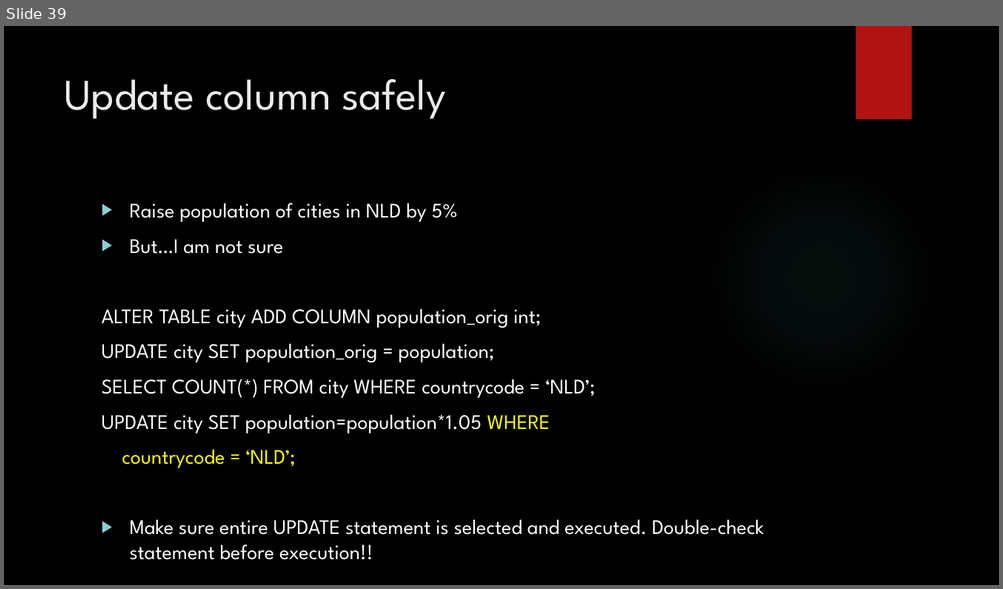
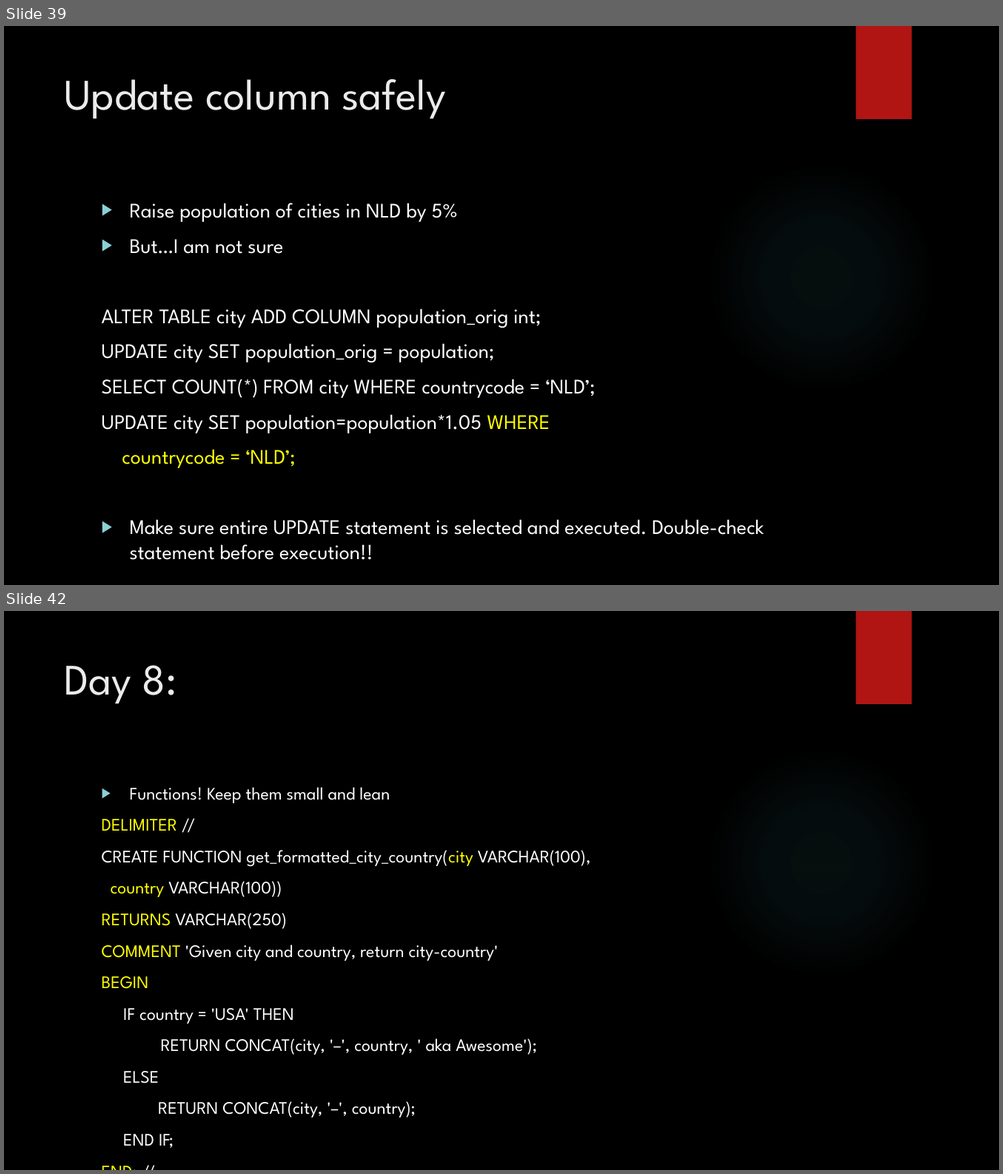
Before and after one commit to zedfoxus/database-bootcamp, a slide deck: Presentation/Database-Bootcamp-Presentation.pptx. Shown one above the other, each under a label of ours: slide 39 before the commit, slides 39 and 42 after it; the slides between them are not shown. The pictures are 1003x589 and 1003x1174 pixels, drawn with LibreOffice and Linux fonts; fonts in the diff are those of the drawing; background and template pictures are left out. Boxes give left, top, right and bottom in pixels: in the first picture for what was removed or moved away, otherwise in the second. Text is boxed around its words. In the diff, an @@ line names an element or a change of style, - is before the commit and + after.

```diff
--- a/Presentation/Database-Bootcamp-Presentation.pptx
+++ b/Presentation/Database-Bootcamp-Presentation.pptx
@@ slide 42 added at (x1=4, y1=611, x2=999, y2=1170), background picture (left out); not listed: 2 template elements that a slide beside it also shows @@
@@ title added at (x1=64, y1=665, x2=177, y2=704), 42 pt, text #EBEBEB @@
+Day 8:
@@ text added at (x1=102, y1=787, x2=591, y2=1148), 17 pt, text #FFFFFF @@
+▶ Functions! Keep them small and lean
+DELIMITER //
+CREATE FUNCTION get_formatted_city_country(city VARCHAR(100),
+country VARCHAR(100))
+RETURNS VARCHAR(250)
+COMMENT 'Given city and country, return city-country'
+BEGIN
+IF country = 'USA' THEN
+RETURN CONCAT(city, '–', country, ' aka Awesome');
+ELSE
+RETURN CONCAT(city, '–', country);
+END IF;
+END; //
+DELIMITER ;
```
Also in this commit, not shown: 6 slides changed, 3 other slides added.
